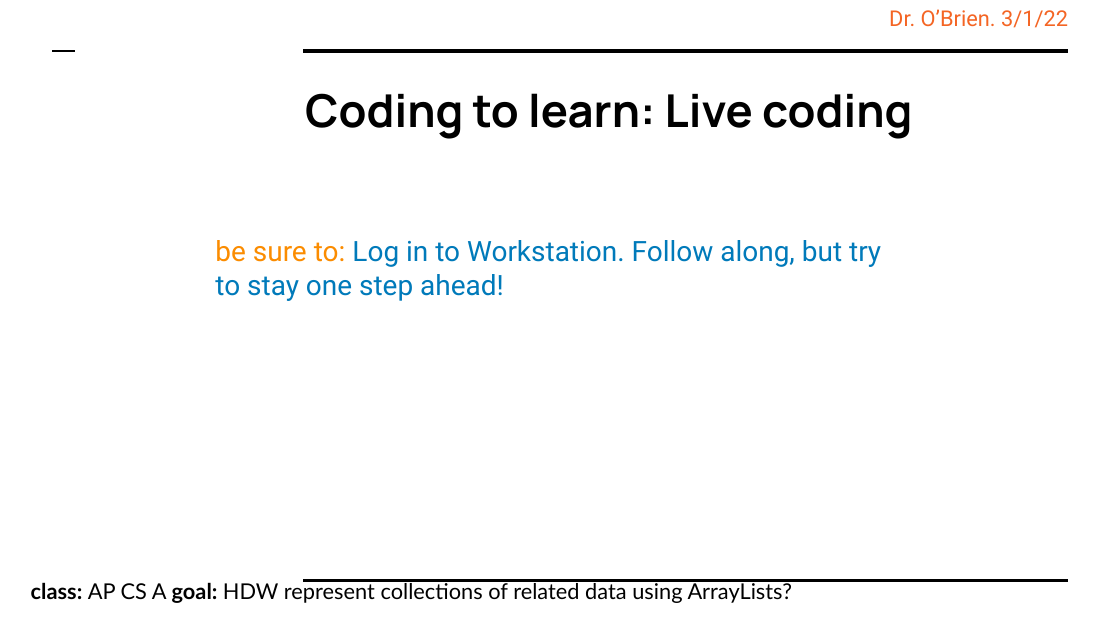
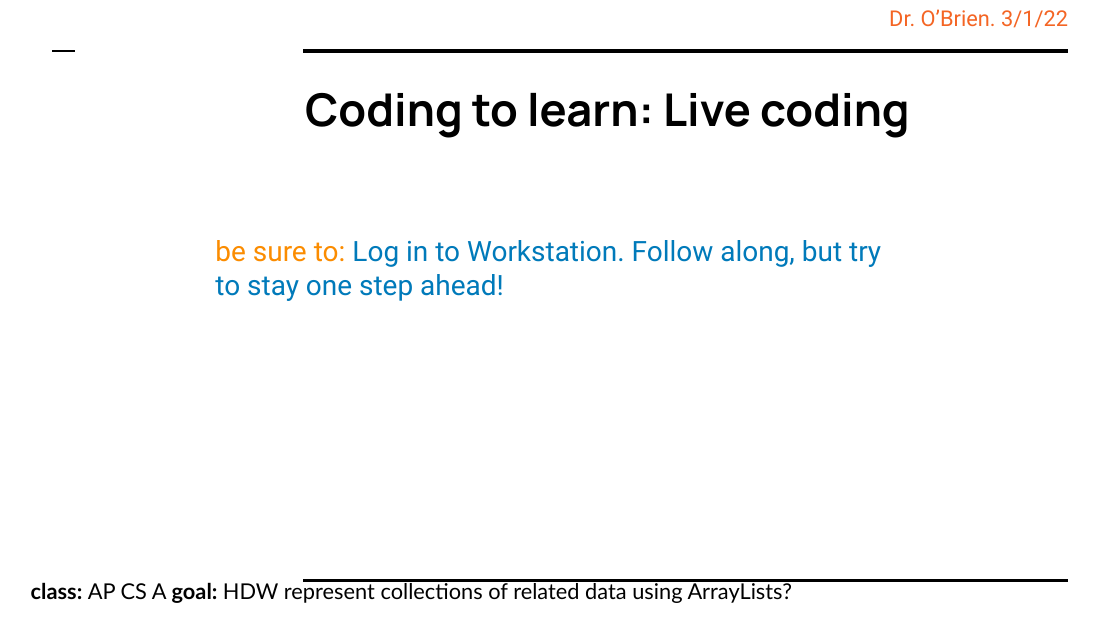
Before and after one commit to cobrien87/work, a slide deck: slide 5 of old/apcsa_4_2.pptx. Drawn at 1120x630 pixels with LibreOffice and Linux fonts; fonts in the diff are those of the drawing; background and template pictures are left out. Boxes give left, top, right and bottom in pixels: in the first picture for what was removed or moved away, otherwise in the second. Text is boxed around its words. In the diff, an @@ line names an element or a change of style, - is before the commit and + after.

```diff
--- a/old/apcsa_4_2.pptx
+++ b/old/apcsa_4_2.pptx
@@ title "Coding to learn: Live coding" at (305,93,910,138): size 29.1 to 29 pt @@
```
Also in this commit, not shown: 2 other slides changed, 11 other files.
